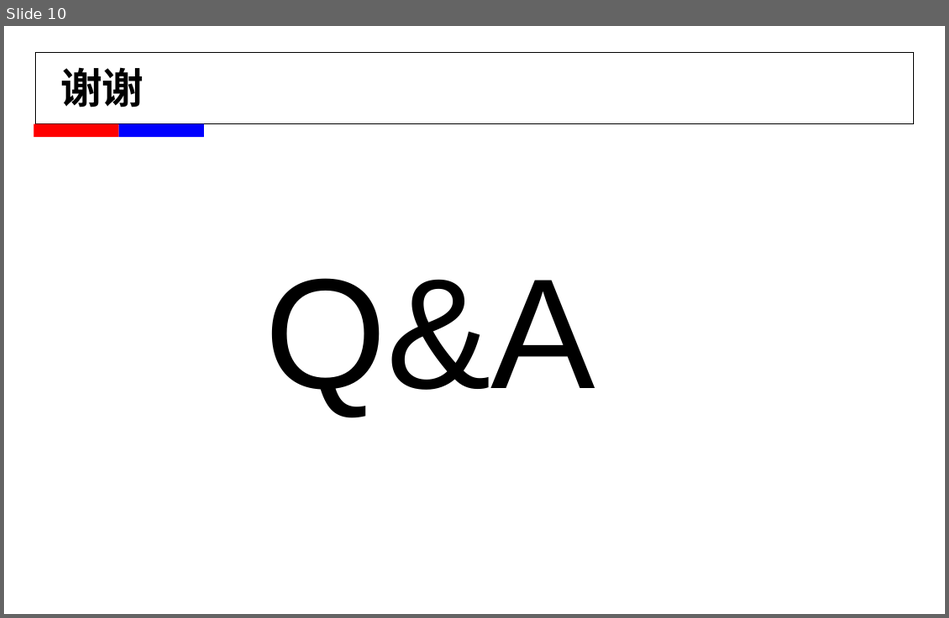
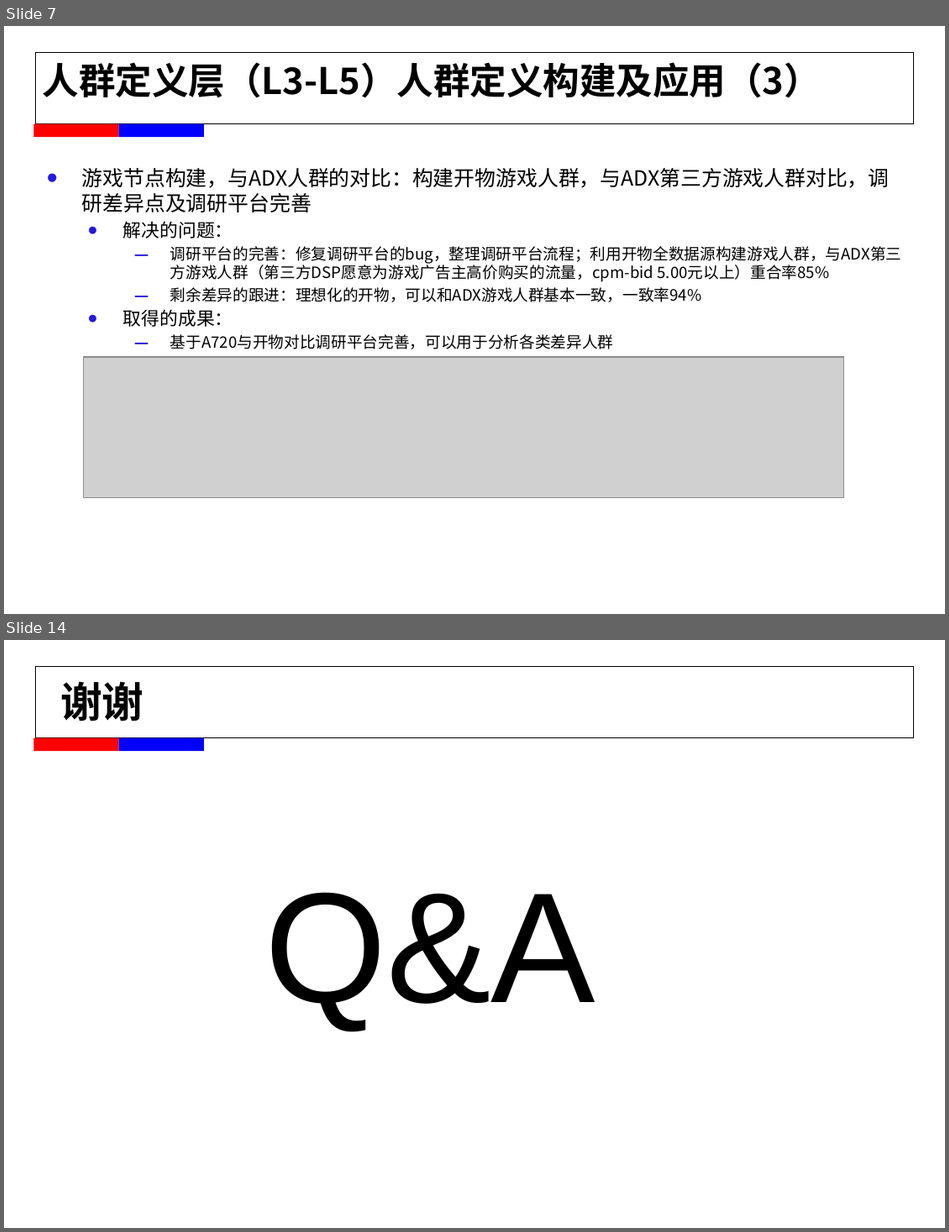
Before and after one commit to alexxyjiang/baidu-tech-report, a slide deck: For T5/蒋学渊_2015年春工作述职.pptx. Shown one above the other, each under a label of ours: slide 10 before the commit, slides 7 and 14 after it; the slides between them are not shown. The pictures are 949x618 and 949x1232 pixels, drawn with LibreOffice and Linux fonts; fonts in the diff are those of the drawing; grey boxes stand for pictures; background and template pictures are left out. Boxes give left, top, right and bottom in pixels: in the first picture for what was removed or moved away, otherwise in the second. Text is boxed around its words. In the diff, an @@ line names an element or a change of style, - is before the commit and + after.

```diff
--- a/For T5/蒋学渊_2015年春工作述职.pptx
+++ b/For T5/蒋学渊_2015年春工作述职.pptx
@@ slide 7 added at [4, 26, 945, 614], background #FFFFFF; not listed: 4 template elements that a slide beside it also shows @@
@@ text added at [43, 62, 820, 98], 28 pt, text #000000, bold @@
+人群定义层（L3-L5）人群定义构建及应用（3）
@@ text added at [82, 168, 902, 349], 12 pt, text #000000 @@
+• 游戏节点构建，与ADX人群的对比：构建开物游戏人群，与ADX第三方游戏人群对比，调研差异点及调研平台完善
+    • 解决的问题：
+      – 调研平台的完善：修复调研平台的bug，整理调研平台流程；利用开物全数据源构建游戏人群，与ADX第三方游戏人群（第三方DSP愿意为游戏广告主高价购买的流量，cpm-bid 5.00元以上）重合率85%
+      – 剩余差异的跟进：理想化的开物，可以和ADX游戏人群基本一致，一致率94%
+    • 取得的成果：
+      – 基于A720与开物对比调研平台完善，可以用于分析各类差异人群
@@ picture added at [83, 357, 843, 498] @@
@@ what was slide 10 is now slide 14 @@
```
Also in this commit, not shown: 8 slides changed, 4 other slides added, 1 slide removed, 4 other files.
